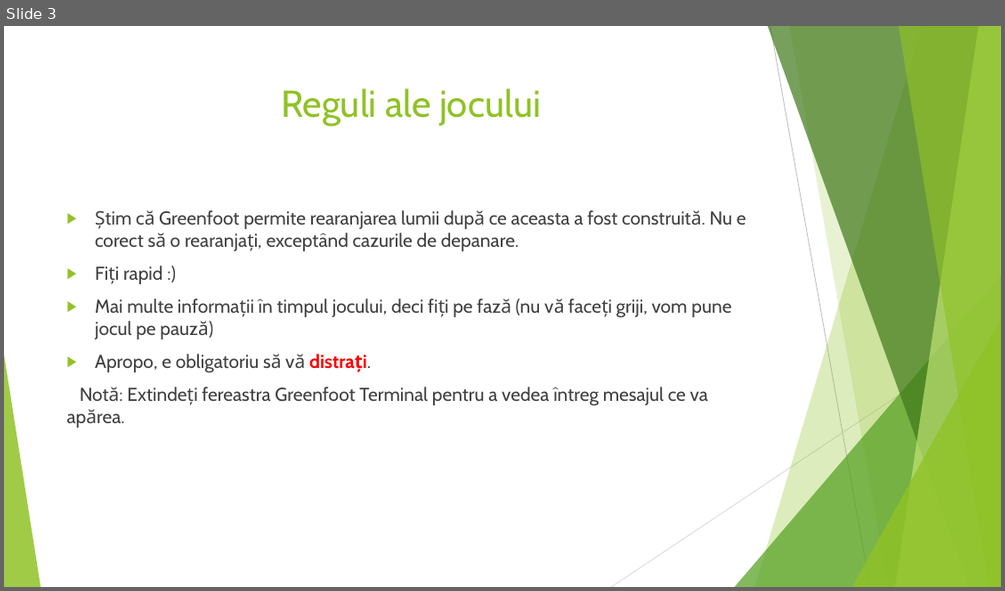
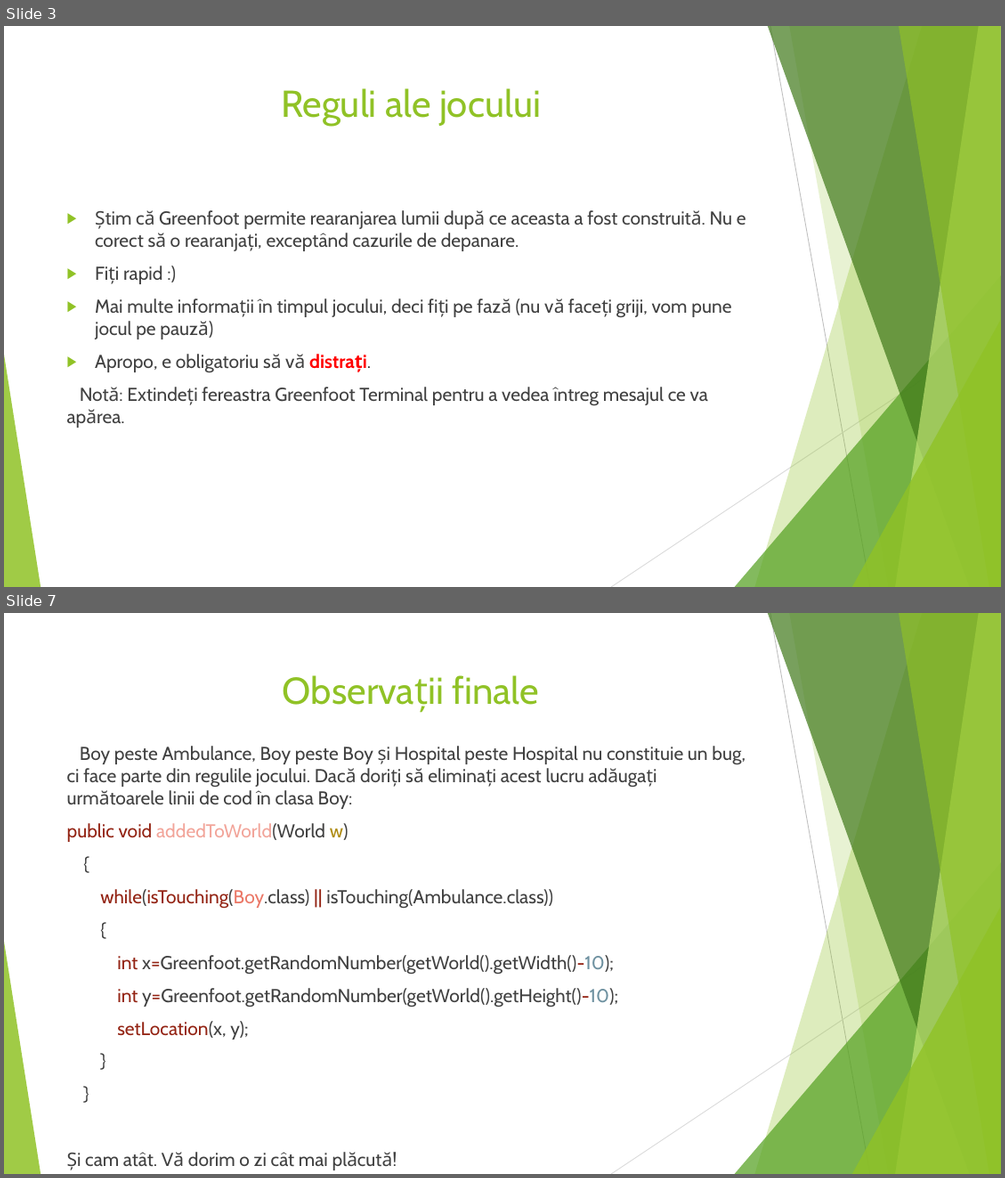
Before and after one commit to ovidiupetric/Fasty, a slide deck: Fasty.pptx. Shown one above the other, each under a label of ours: slide 3 before the commit, slides 3 and 7 after it; the slides between them are not shown. The pictures are 1005x591 and 1005x1178 pixels, drawn with LibreOffice and Linux fonts; fonts in the diff are those of the drawing. Boxes give left, top, right and bottom in pixels: in the first picture for what was removed or moved away, otherwise in the second. Text is boxed around its words. In the diff, an @@ line names an element or a change of style, - is before the commit and + after.

```diff
--- a/Fasty.pptx
+++ b/Fasty.pptx
@@ slide 7 added at bbox=[4, 613, 1001, 1174], background #FFFFFF; not listed: 10 template elements that a slide beside it also shows @@
@@ title added at bbox=[452, 675, 539, 705], 36 pt, text #90C226 @@
+Observații finale
@@ text added at bbox=[67, 746, 745, 1166], 18 pt, text #404040 @@
+Boy peste Ambulance, Boy peste Boy și Hospital peste Hospital nu constituie un bug, ci face parte din regulile jocului. Dacă doriți să eliminați acest lucru adăugați următoarele linii de cod în clasa Boy:
+public void addedToWorld(World w)
+{
+while(isTouching(Boy.class) || isTouching(Ambulance.class))
+{
+int x=Greenfoot.getRandomNumber(getWorld().getWidth()-10);
+int y=Greenfoot.getRandomNumber(getWorld().getHeight()-10);
+setLocation(x, y);
+}
+}
+Și cam atât. Vă dorim o zi cât mai plăcută!
```
Also in this commit, not shown: 2 slides changed, 2 other slides added, 3 slides removed.
